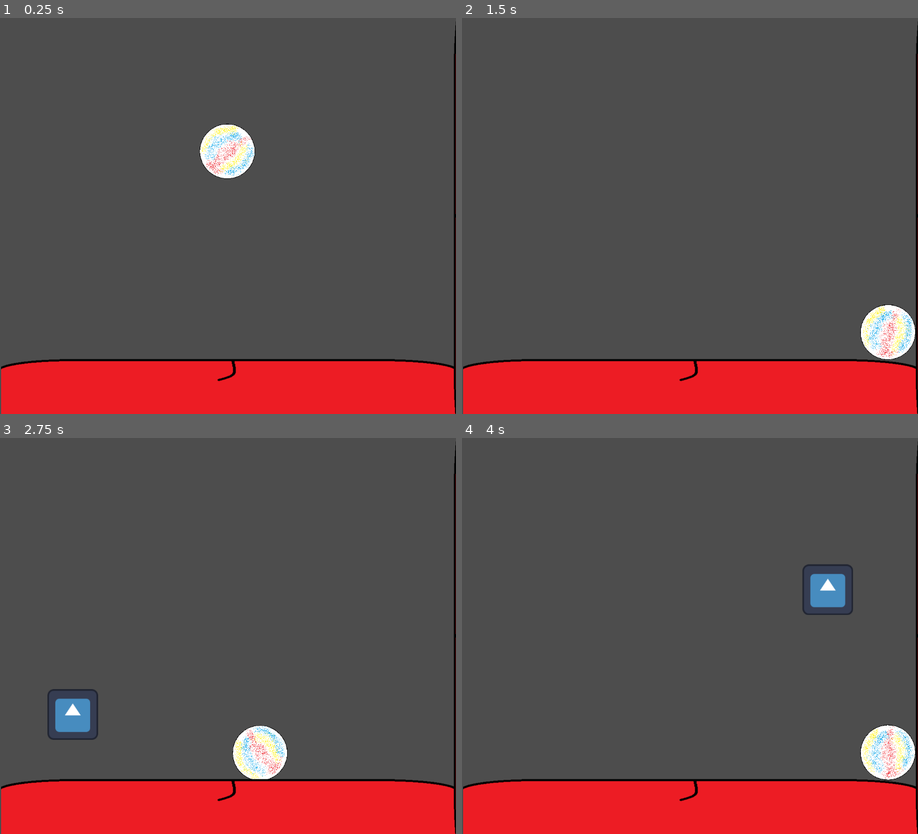
Above: before the commit, frames 1-4 (two rows, left to right).
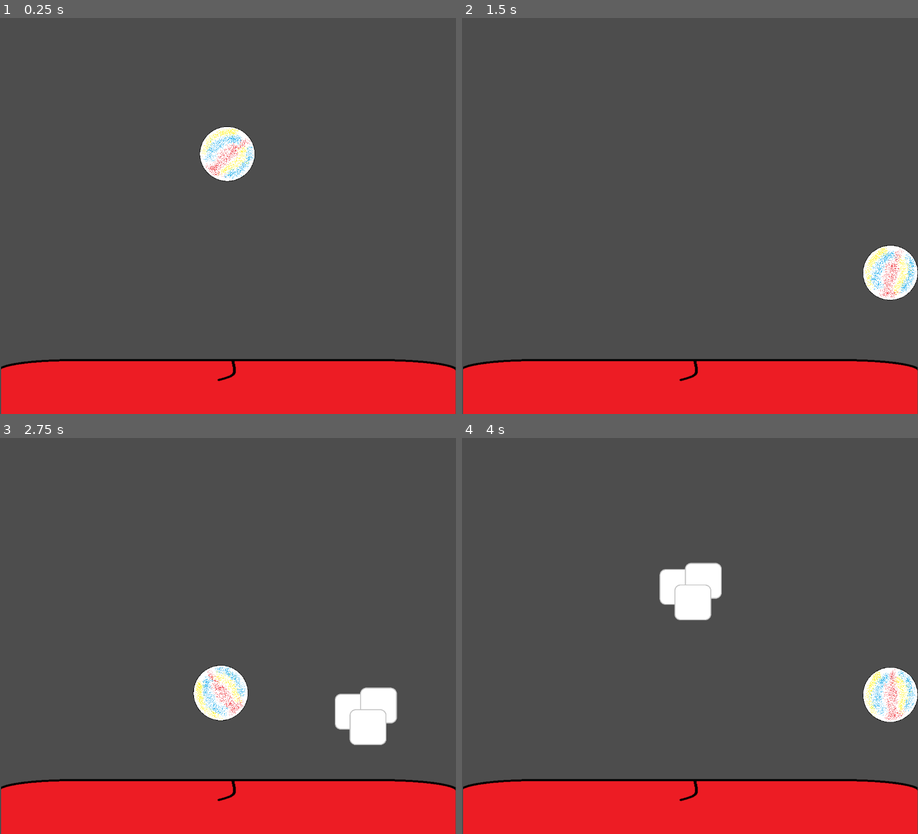
Above: after the commit, the same moments.

Repository: AlienMan1053/short-and-sweet
Game: Godot game, scene res://Scenes/main.tscn
Same seed, same stepped clock (60 frames per second), same inputs: the game is played once before the commit and once after it. The engine's default icon, where the game draws it, is replaced by a stand-in: a white triangle on a blue panel in a dark square.
Inputs:
- Up to frame 1 (0.25 s): no input
- Up to frame 2 (1.5 s): tap Enter (ui_accept) at 0.5, 0.6 s; hold D (Right) from 0.53 s (still down); tap Space (Jump, bound only after the commit) at 0.77, 0.8, 1.07, 1.35 s
- Up to frame 3 (2.75 s): tap Space (Jump, bound only after the commit) at 1.52, 1.82, 2.3 s; tap Enter (ui_accept) at 1.55, 2.1 s; release D (Right) at 2.03 s; hold A (Left) from 2.03 s (still down)
- Up to frame 4 (4 s): release A (Left) at 2.78 s; hold D (Right) from 2.78 s (still down); tap Enter (ui_accept) at 2.85 s; tap Space (Jump, bound only after the commit) at 3.02, 3.32, 3.6, 3.77 s

The runs differ from the first frame. In frame 1, 1.3% of the frame differs, in the area x 43-100%, y 0-100%; in frame 2, 3.1%; in frame 3, 5.6%, in the area x 10-100%, y 0-100%; in frame 4, 5.6%.

Commit message:
Textures and Jumping
I added a spawn rate for the sugar and enemies. I also added in their textures and changed the gravity. I put jumping back in, so it's more fun

Diff:
--- /dev/null
+++ b/Scenes/enemy.tscn
@@ -0,0 +1,19 @@
+[gd_scene format=3 uid="uid://bg0gklxnrqc53"]
+
+[ext_resource type="Script" uid="uid://bhdmg7vlb4vxl" path="res://droplet.gd" id="1_1f0kj"]
+[ext_resource type="Texture2D" uid="uid://d4dgwyohdl3vg" path="res://Assests/Images/Enemy/Enemy.png" id="2_1f0kj"]
+
+[sub_resource type="CircleShape2D" id="CircleShape2D_fmgec"]
+radius = 197.16237
+
+[node name="Sugar" type="Area2D" unique_id=1111726100]
+script = ExtResource("1_1f0kj")
+
+[node name="Sprite2D" type="Sprite2D" parent="." unique_id=739371602]
+texture = ExtResource("2_1f0kj")
+
+[node name="CollisionShape2D" type="CollisionShape2D" parent="." unique_id=2087858873]
+position = Vector2(6, -4)
+shape = SubResource("CircleShape2D_fmgec")
+
+[connection signal="body_entered" from="." to="." method="_on_body_entered"]
--- a/Scenes/main.tscn
+++ b/Scenes/main.tscn
@@ -1,6 +1,6 @@
 [gd_scene format=3 uid="uid://dx004t8tsjqhd"]
 
-[ext_resource type="Script" uid="uid://bi4lpanivwjcx" path="res://Scenes/main.gd" id="1_8gbba"]
+[ext_resource type="Script" uid="uid://bi4lpanivwjcx" path="res://main.gd" id="1_8gbba"]
 [ext_resource type="PackedScene" uid="uid://bl2yxyb4b1nf7" path="res://Scenes/player.tscn" id="1_jjgbg"]
 [ext_resource type="Texture2D" uid="uid://diwduh5g0fvl3" path="res://Assests/Images/Floor/Tongue.png" id="2_bo1nx"]
 
@@ -42,7 +42,7 @@
 shape = SubResource("RectangleShape2D_8gbba")
 
 [node name="Right Wall" type="StaticBody2D" parent="." unique_id=1585153120]
-position = Vector2(1210, 512)
+position = Vector2(1216, 512)
 rotation = -1.5707964
 scale = Vector2(9, 1)
 metadata/_edit_group_ = true
--- a/Scenes/droplet.tscn
+++ b/Scenes/sugar.tscn
@@ -1,18 +1,19 @@
 [gd_scene format=3 uid="uid://da31hxfox6rin"]
 
-[ext_resource type="Script" uid="uid://bhdmg7vlb4vxl" path="res://Scenes/droplet.gd" id="1_jty2x"]
-[ext_resource type="Texture2D" uid="uid://bh6rfgw35yyr8" path="res://icon.svg" id="2_w2tup"]
+[ext_resource type="Script" uid="uid://bhdmg7vlb4vxl" path="res://droplet.gd" id="1_n4k3a"]
+[ext_resource type="Texture2D" uid="uid://bjf312i2c7tax" path="res://Assests/Images/Sugar/Sugar.png" id="2_6lna5"]
 
 [sub_resource type="CircleShape2D" id="CircleShape2D_fmgec"]
-radius = 65.27634
+radius = 197.16237
 
-[node name="Droplet" type="Area2D" unique_id=1111726100]
-script = ExtResource("1_jty2x")
+[node name="Sugar" type="Area2D" unique_id=1111726100]
+script = ExtResource("1_n4k3a")
 
 [node name="Sprite2D" type="Sprite2D" parent="." unique_id=739371602]
-texture = ExtResource("2_w2tup")
+texture = ExtResource("2_6lna5")
 
 [node name="CollisionShape2D" type="CollisionShape2D" parent="." unique_id=2087858873]
+position = Vector2(6, -4)
 shape = SubResource("CircleShape2D_fmgec")
 
 [connection signal="body_entered" from="." to="." method="_on_body_entered"]
--- a/Scripts/player.gd
+++ b/Scripts/player.gd
@@ -2,8 +2,8 @@
 @onready var animated_sprite_2d: AnimatedSprite2D = $AnimatedSprite2D
 
 
-const SPEED = 600.0
-const JUMP_VELOCITY = 0
+const SPEED = 750.0
+const JUMP_VELOCITY = -600.0
 
 
 func _physics_process(delta: float) -> void:
@@ -12,7 +12,7 @@
 		velocity += get_gravity() * delta
 
 	# Handle jump.
-	if Input.is_action_just_pressed("ui_accept") and is_on_floor():
+	if Input.is_action_just_pressed("Jump") and is_on_floor():
 		velocity.y = JUMP_VELOCITY
 
 	# Get the input direction and handle the movement/deceleration.
--- a/Scenes/droplet.gd
+++ b/droplet.gd
@@ -1,4 +1,8 @@
 extends Area2D
+
+func _ready():
+	$Sprite2D.scale = Vector2(0.5, 0.5)
+	$CollisionShape2D.scale = Vector2(0.5, 0.5)
 
 # Called every frame. 'delta' is the elapsed time since the previous frame.
 func _process(delta: float) -> void:
--- a/Scenes/main.gd
+++ b/main.gd
@@ -11,12 +11,16 @@
 
 func _on_timer_timeout():
 	randomize()
-	var droplet = preload("res://Scenes/droplet.tscn").instantiate()
+	var choice = randf_range(1,100)
+	var droplet
+	if(choice < 70):
+		droplet = preload("res://Scenes/sugar.tscn").instantiate()
+	else:
+		droplet = preload("res://Scenes/enemy.tscn").instantiate()
 	droplet.position.y = -25
 	droplet.position.x = randf_range(100, 1000)
 	add_child(droplet)
 
-
 # Called every frame. 'delta' is the elapsed time since the previous frame.
 func _process(delta: float) -> void:
 	pass
--- a/project.godot
+++ b/project.godot
@@ -33,10 +33,18 @@
 , Object(InputEventKey,"resource_local_to_scene":false,"resource_name":"","device":-1,"window_id":0,"alt_pressed":false …(186 unchanged characters)…
 ]
 }
+Jump={
+"deadzone": 0.2,
+"events": [Object(InputEventKey,"resource_local_to_scene":false,"resource_name":"","device":-1,"window_id":0,"alt_pressed":false,"shift_pressed":false,"ctrl_pressed":false,"meta_pressed":false,"pressed":false,"keycode":0,"physical_keycode":32,"key_label":0,"unicode":32,"location":0,"echo":false,"script":null)
+, Object(InputEventKey,"resource_local_to_scene":false,"resource_name":"","device":-1,"window_id":0,"alt_pressed":false,"shift_pressed":false,"ctrl_pressed":false,"meta_pressed":false,"pressed":false,"keycode":0,"physical_keycode":87,"key_label":0,"unicode":119,"location":0,"echo":false,"script":null)
+, Object(InputEventKey,"resource_local_to_scene":false,"resource_name":"","device":-1,"window_id":0,"alt_pressed":false,"shift_pressed":false,"ctrl_pressed":false,"meta_pressed":false,"pressed":false,"keycode":0,"physical_keycode":4194320,"key_label":0,"unicode":0,"location":0,"echo":false,"script":null)
+]
+}
 
 [physics]
 
 3d/physics_engine="Jolt Physics"
+2d/default_gravity=1200.0
 
 [rendering]
 
Binary file added: Assests/Images/Enemy/Enemy.png
Not shown, added: Assests/Images/Enemy/Enemy.png.import
Binary file added: Assests/Images/Sugar/Sugar.png
Not shown, added: Assests/Images/Sugar/Sugar.png.import
Renamed: Scenes/droplet.gd.uid -> droplet.gd.uid
Renamed: Scenes/main.gd.uid -> main.gd.uid
Not shown, added: Assests/Images/Enemy/Enemy.paint
